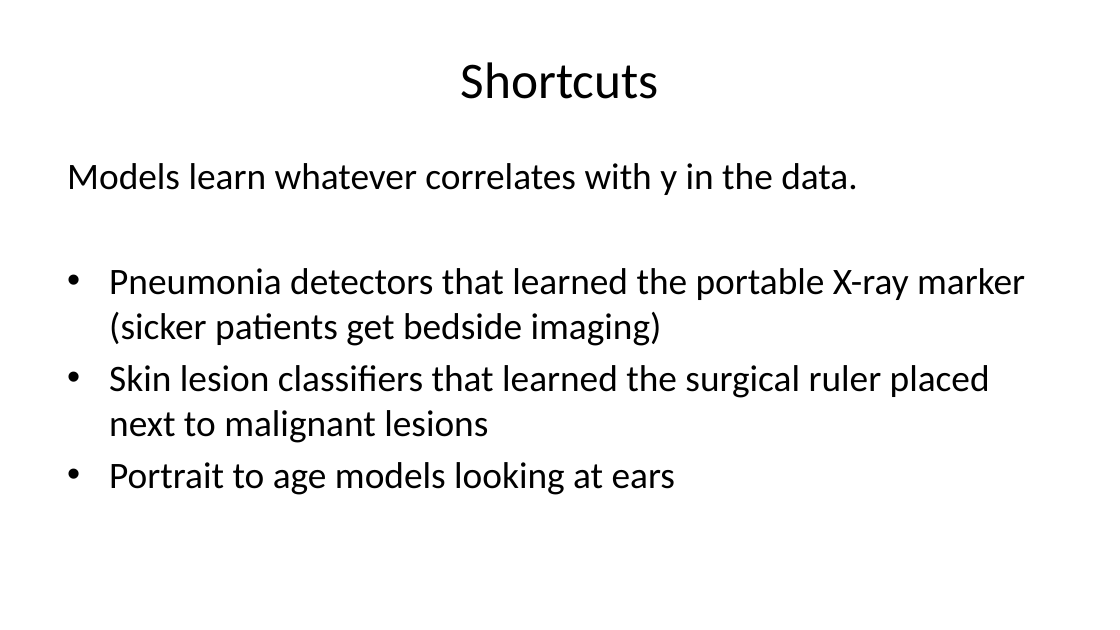
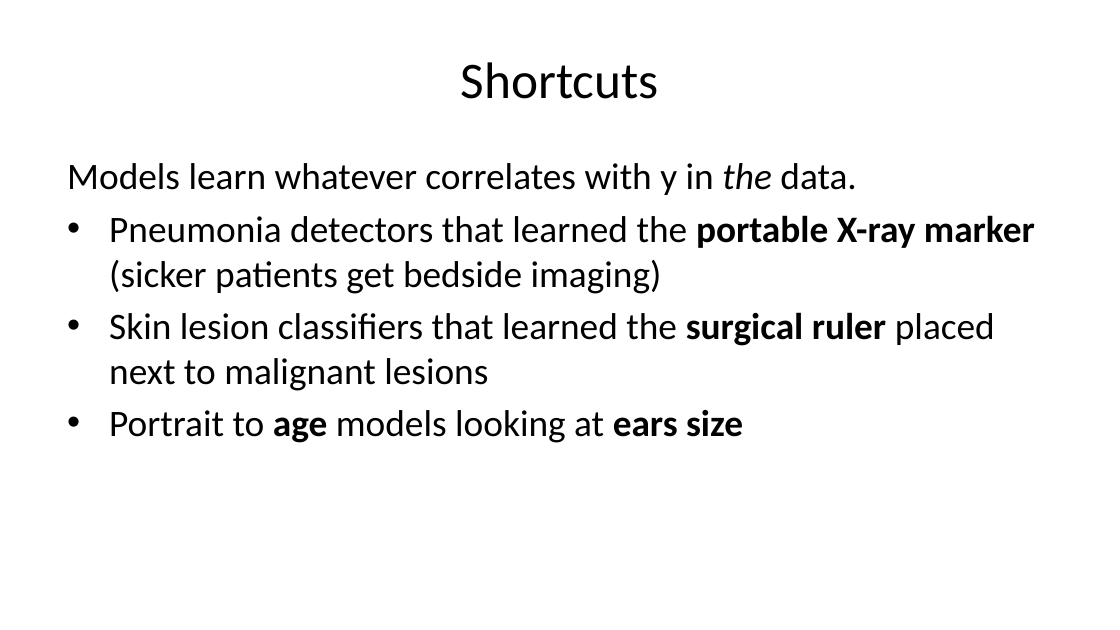
Before and after one commit to pauldubois98/AdcancedTopicsDataScience2026, a slide deck: slide 18 of Course01/slides.pptx (slide 17 before the commit). Drawn at 1120x630 pixels with LibreOffice and Linux fonts; fonts in the diff are those of the drawing. Boxes give left, top, right and bottom in pixels: in the first picture for what was removed or moved away, otherwise in the second. Text is boxed around its words. In the diff, an @@ line names an element or a change of style, - is before the commit and + after.

```diff
--- a/Course01/slides.pptx
+++ b/Course01/slides.pptx
@@ text at bbox=[67, 163, 1035, 391]: italic on in "the"; bold on in "portable X-ray marker", "surgical ruler" @@
@@ text at bbox=[109, 410, 743, 443]: text changed @@
-• Portrait to age models looking at ears
+• Portrait to age models looking at ears size
```
Also in this commit, not shown: 12 other slides changed, 6 slides added, 10 slides removed, 1 other file.
